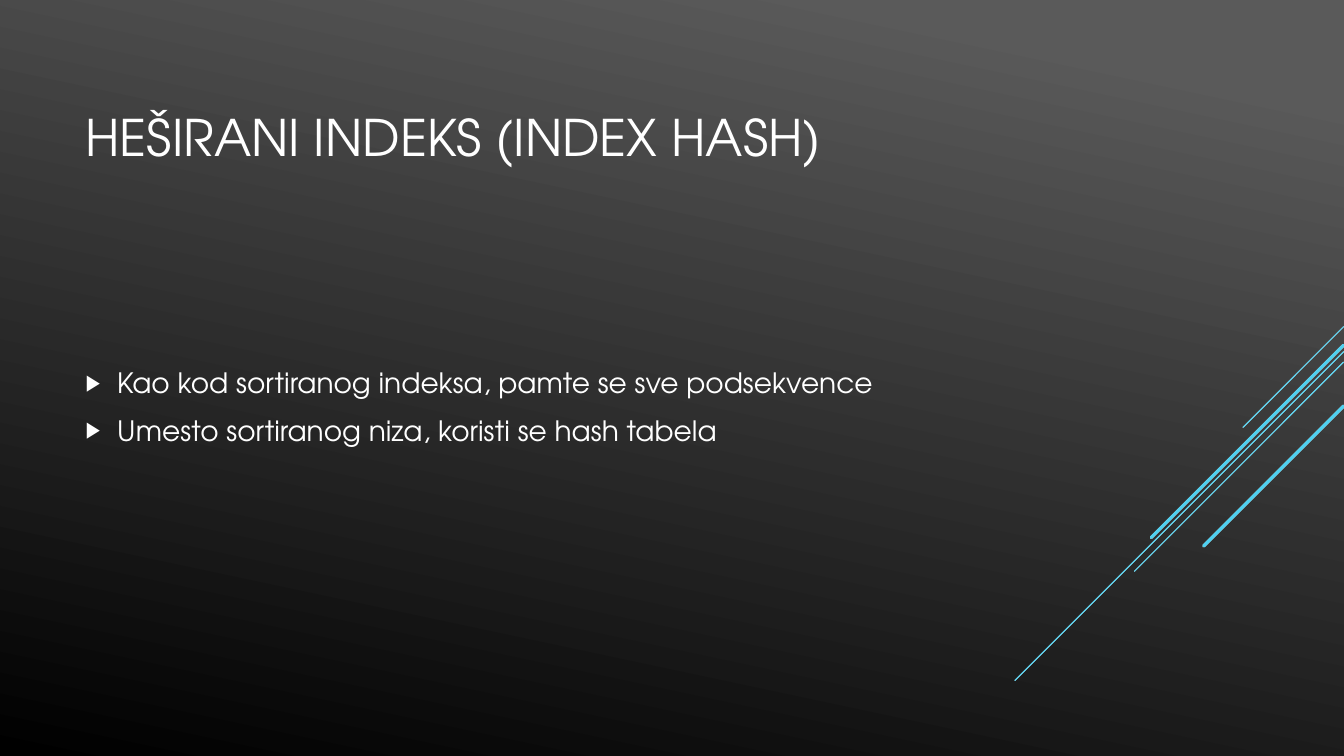
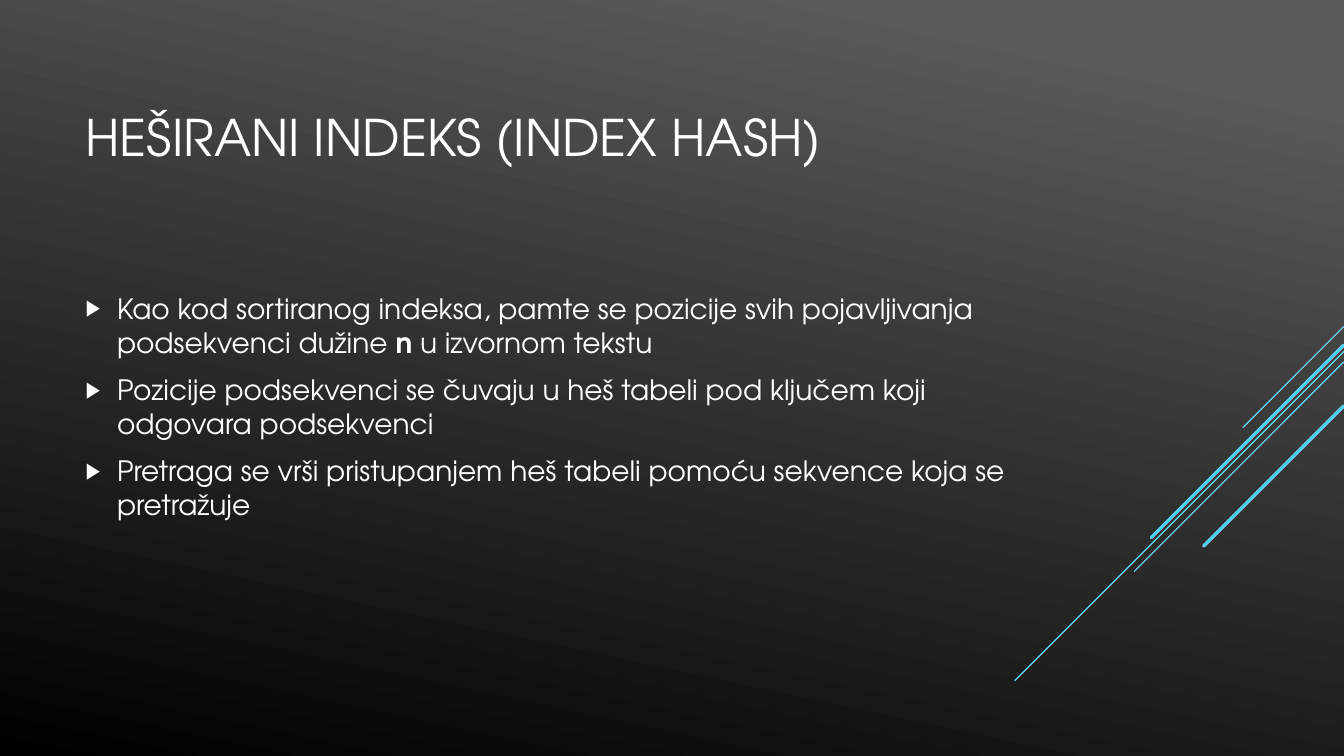
Before and after one commit to napoznata/GI_2019, a slide deck: slide 4 of Presentation/gi_presentation.pptx (slide 5 before the commit). Drawn at 1344x756 pixels with LibreOffice and Linux fonts; fonts in the diff are those of the drawing. Boxes give left, top, right and bottom in pixels: in the first picture for what was removed or moved away, otherwise in the second. Text is boxed around its words. In the diff, an @@ line names an element or a change of style, - is before the commit and + after.

Commit message:
added suffix tree and index hash explanations

```diff
--- a/Presentation/gi_presentation.pptx
+++ b/Presentation/gi_presentation.pptx
@@ text at (x1=117, y1=298, x2=1004, y2=521): text changed @@
-▶ Kao kod sortiranog indeksa, pamte se sve podsekvence
-▶ Umesto sortiranog niza, koristi se hash tabela
+▶ Kao kod sortiranog indeksa, pamte se pozicije svih pojavljivanja podsekvenci dužine n u izvornom tekstu
+▶ Pozicije podsekvenci se čuvaju u heš tabeli pod ključem koji odgovara podsekvenci
+▶ Pretraga se vrši pristupanjem heš tabeli pomoću sekvence koja se pretražuje
```
Also in this commit, not shown: 3 other slides changed, 1 slide added.
